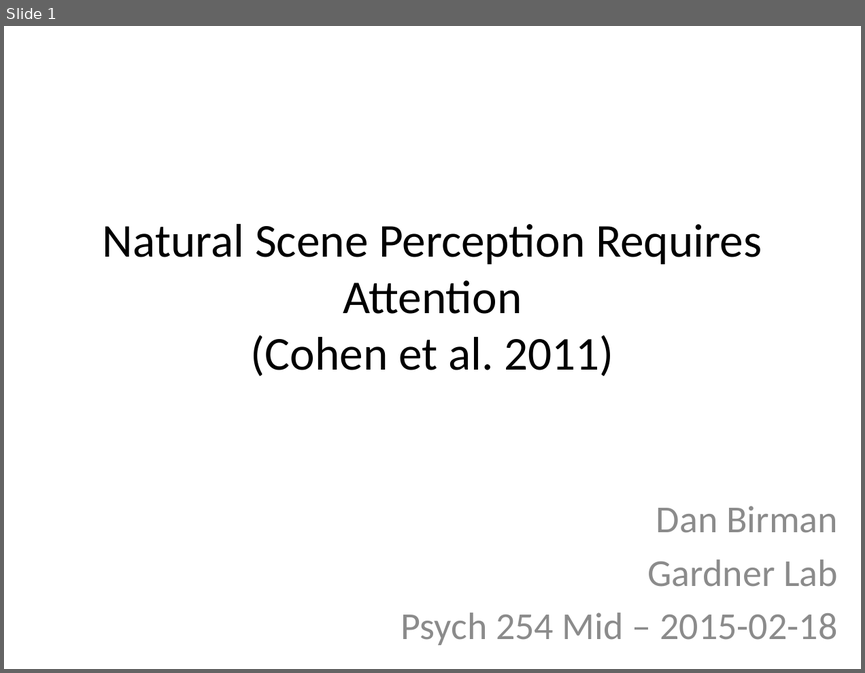
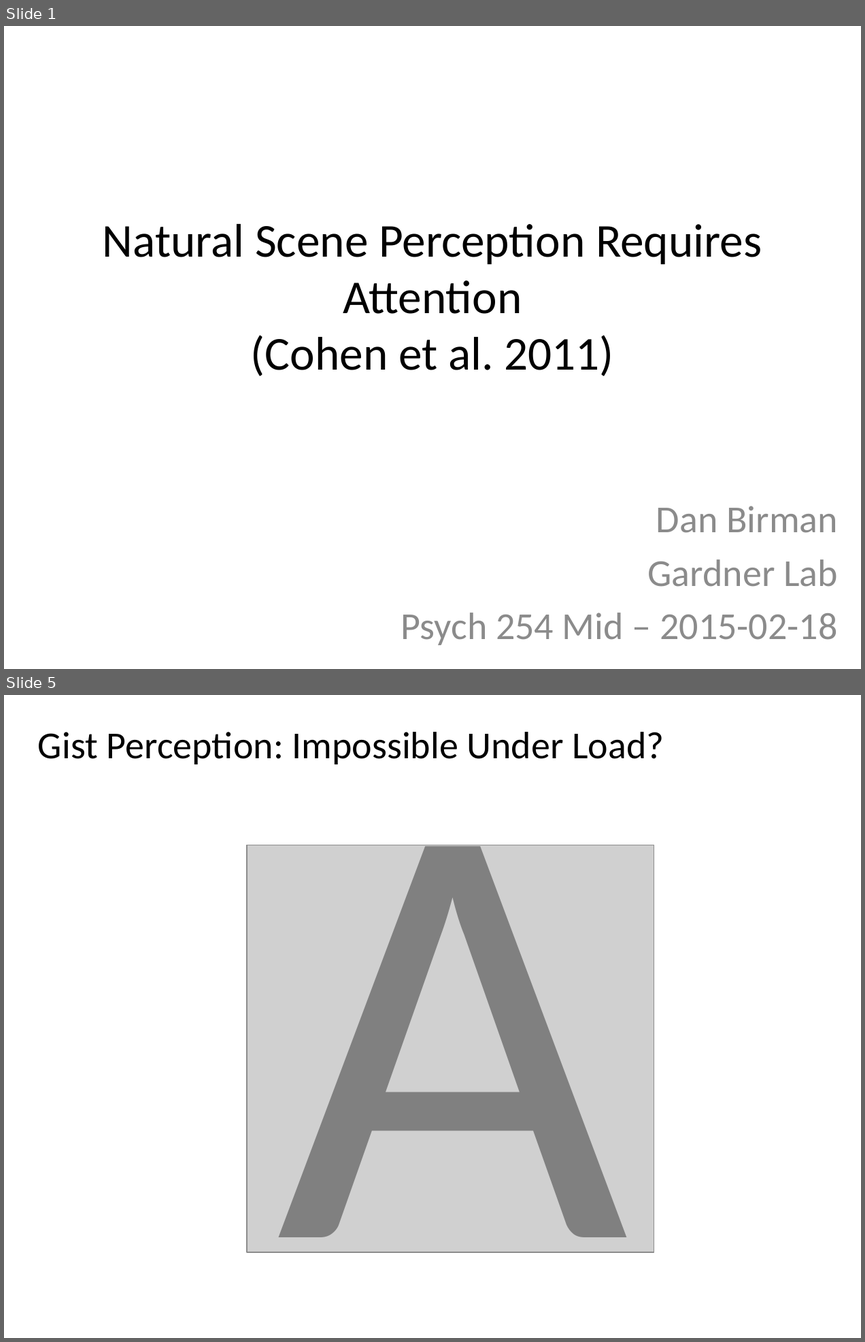
Before and after one commit to dbirman/repo254, a slide deck: docs/20150311_birman_psych254final.pptx. Shown one above the other, each under a label of ours: slide 1 before the commit, slides 1 and 5 after it; the slides between them are not shown. The pictures are 865x673 and 865x1342 pixels, drawn with LibreOffice and Linux fonts; fonts in the diff are those of the drawing; grey boxes stand for pictures. Boxes give left, top, right and bottom in pixels: in the first picture for what was removed or moved away, otherwise in the second. Text is boxed around its words. In the diff, an @@ line names an element or a change of style, - is before the commit and + after.

```diff
--- a/docs/20150311_birman_psych254final.pptx
+++ b/docs/20150311_birman_psych254final.pptx
@@ slide 5 added at [4, 695, 861, 1338], background #FFFFFF @@
@@ text added at [38, 732, 664, 764], 32 pt, text #000000 @@
+Gist Perception: Impossible Under Load?
@@ text added at [277, 731, 629, 1338], 512 pt, text #808080 @@
+A
@@ picture added at [247, 845, 653, 1252] @@
```
Also in this commit, not shown: 1 slide changed, 5 other slides added, 1 slide removed.
